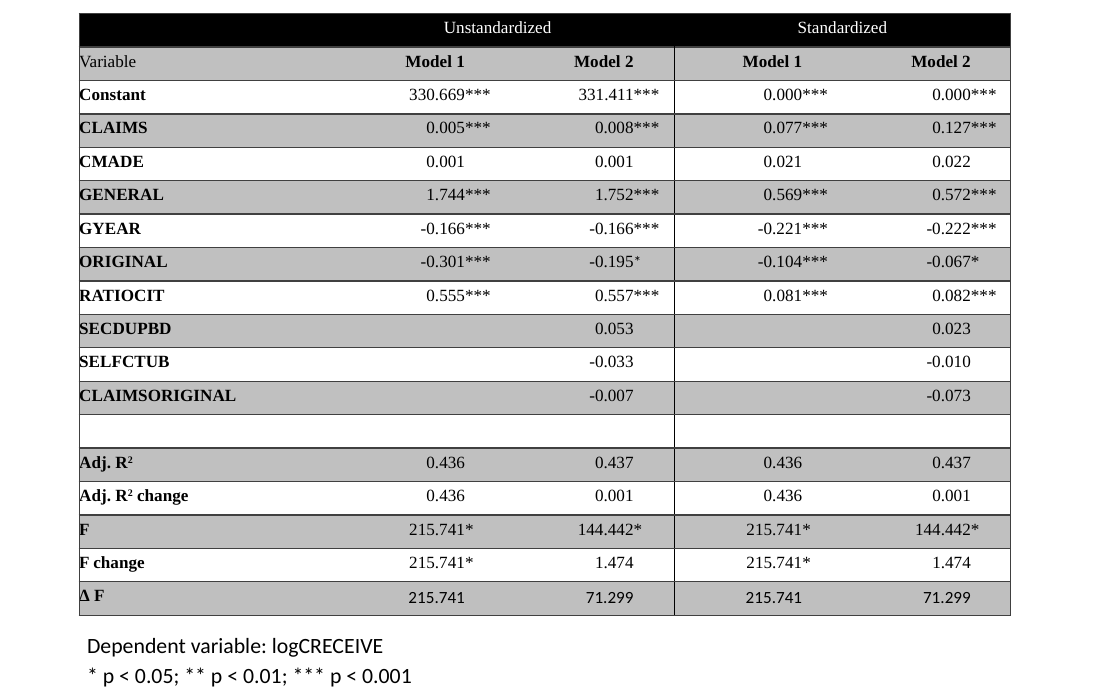
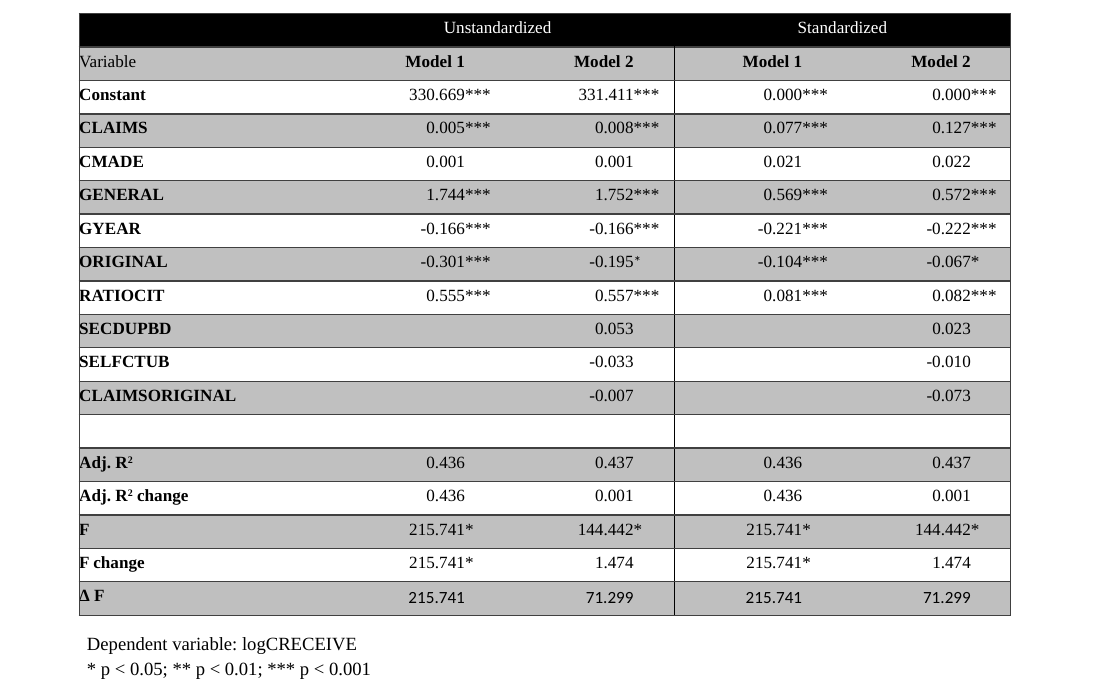
Before and after one commit to SLU-Courses-Townes/SOC6100, a slide deck: slide 13 of Presentations/Presentation02/Townes_SOC6100_Presentation02.pptx. Drawn at 1120x700 pixels with LibreOffice and Linux fonts; fonts in the diff are those of the drawing. Boxes give left, top, right and bottom in pixels: in the first picture for what was removed or moved away, otherwise in the second. Text is boxed around its words. In the diff, an @@ line names an element or a change of style, - is before the commit and + after.

```diff
--- a/Presentations/Presentation02/Townes_SOC6100_Presentation02.pptx
+++ b/Presentations/Presentation02/Townes_SOC6100_Presentation02.pptx
@@ text "Dependent variable: logCRECEIVE" at box(87, 637, 371, 679): size 14 to 12 pt, font Calibri to Times New Roman @@
```
Also in this commit, not shown: 8 other slides changed, 1 slide added.
